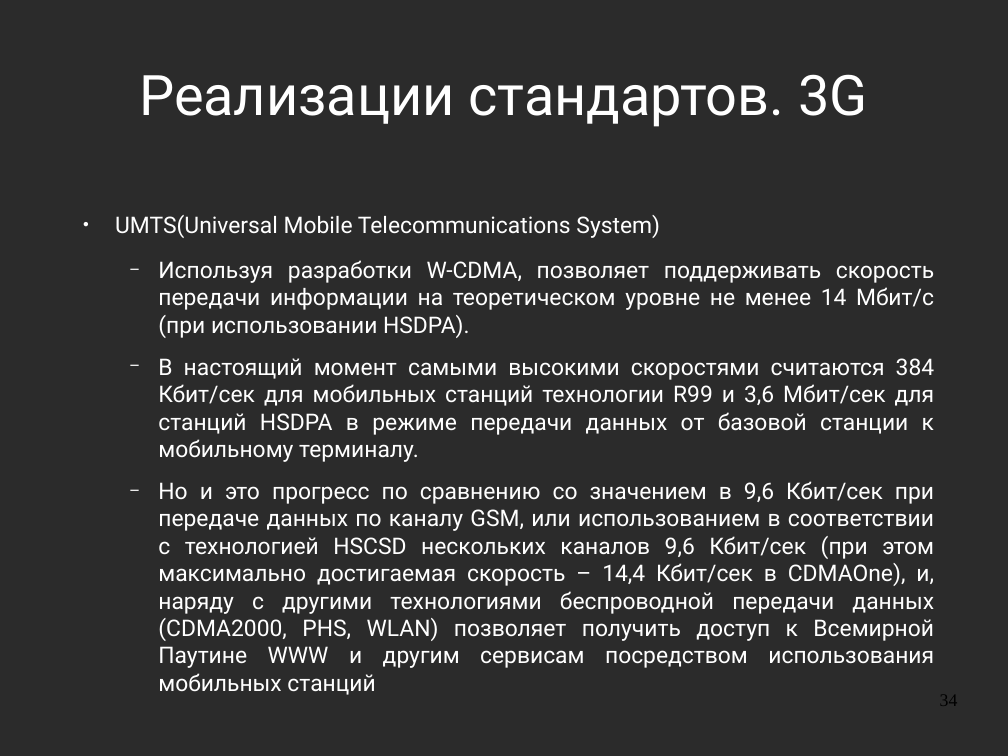
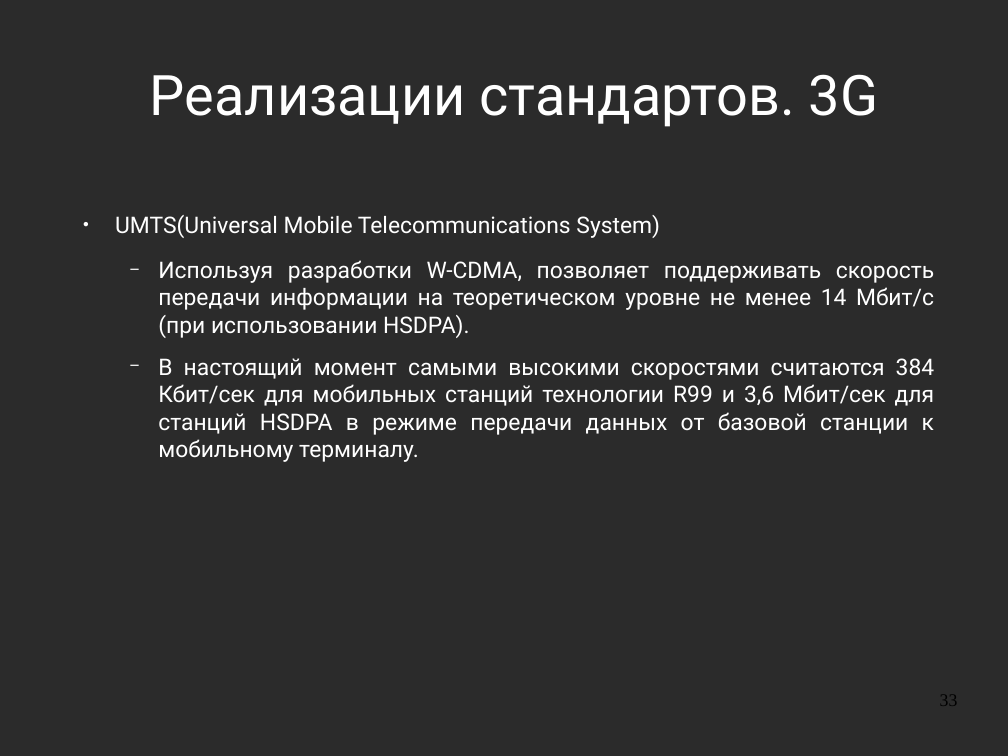
Before and after one commit to aeremenok/a-team-777, a slide deck: slide 33 of 10/smm/doc/eav_wireless.odp (slide 34 before the commit). Drawn at 1008x756 pixels with LibreOffice and Linux fonts; fonts in the diff are those of the drawing; background and template pictures are left out; a plain dark background stands for a picture behind light text. Boxes give left, top, right and bottom in pixels: in the first picture for what was removed or moved away, otherwise in the second. Text is boxed around its words. In the diff, an @@ line names an element or a change of style, - is before the commit and + after.

```diff
--- a/10/smm/doc/eav_wireless.odp
+++ b/10/smm/doc/eav_wireless.odp
@@ title "Реализации стандартов. 3G" at (x1=150, y1=74, x2=878, y2=127): indent changed @@
@@ text at (x1=158, y1=481, x2=934, y2=695): paragraph removed @@
-  − Но и это прогресс по сравнению со значением в 9,6 Кбит/сек при передаче данных по каналу GSM, или использованием в соответствии с технологией HSCSD нескольких каналов 9,6 Кбит/сек (при этом максимально достигаемая скорость – 14,4 Кбит/сек в CDMAOne), и, наряду с другими технологиями беспроводной передачи данных (CDMA2000, PHS, WLAN) позволяет получить доступ к Всемирной Паутине WWW и другим сервисам посредством использования мобильных станций
@@ page number at (x1=940, y1=696, x2=958, y2=705): text changed @@
-34
+33
```
Also in this commit, not shown: 41 other slides changed, 2 slides added, 3 slides removed, 2 other files.
